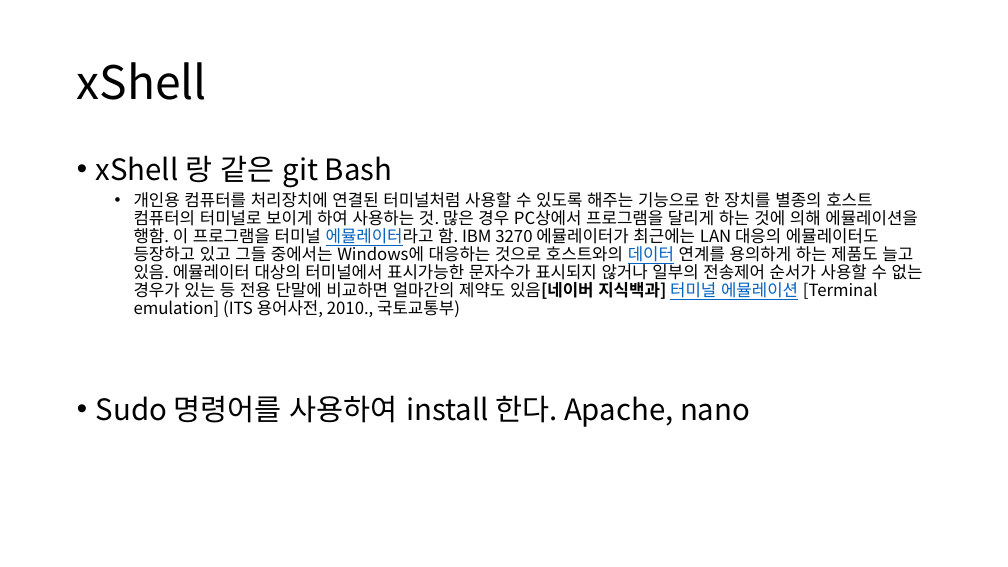
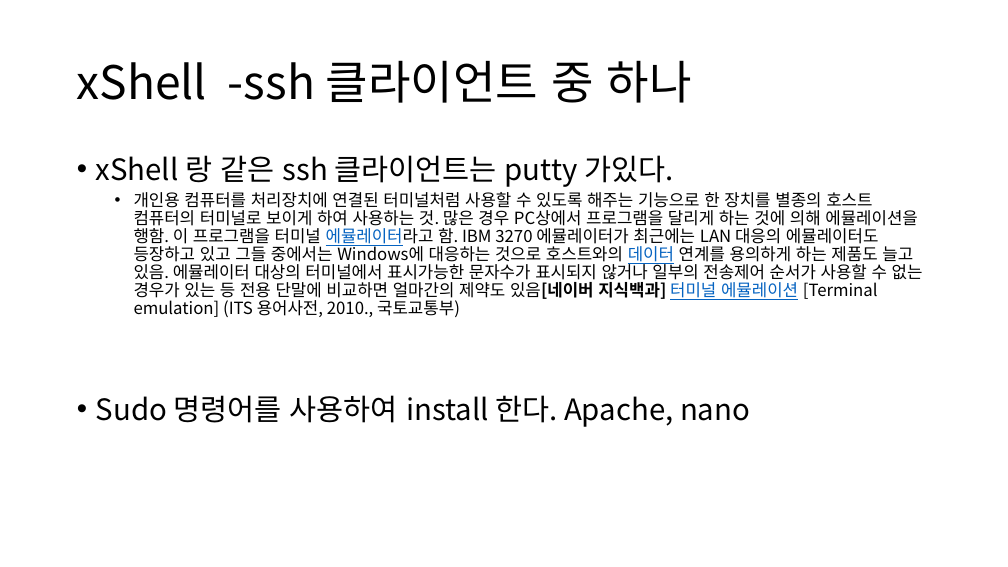
Before and after one commit to comettlee/My_study, a slide deck: slide 4 of AWS.pptx. Drawn at 1008x567 pixels with LibreOffice and Linux fonts; fonts in the diff are those of the drawing. Boxes give left, top, right and bottom in pixels: in the first picture for what was removed or moved away, otherwise in the second. Text is boxed around its words. In the diff, an @@ line names an element or a change of style, - is before the commit and + after.

Commit message:
git 사용법
 ec2 인스턴스 생성 및 putty 접속
html code

```diff
--- a/AWS.pptx
+++ b/AWS.pptx
@@ title at box(77, 60, 692, 103): text changed @@
-xShell
+xShell -ssh 클라이언트 중 하나
@@ text at box(96, 155, 673, 187): text changed @@
-• xShell 랑 같은 git Bash
+• xShell 랑 같은 ssh 클라이언트는 putty 가있다.
```
Also in this commit, not shown: 2 other slides changed, 3 slides added, 1 slide removed, 2 other files.
